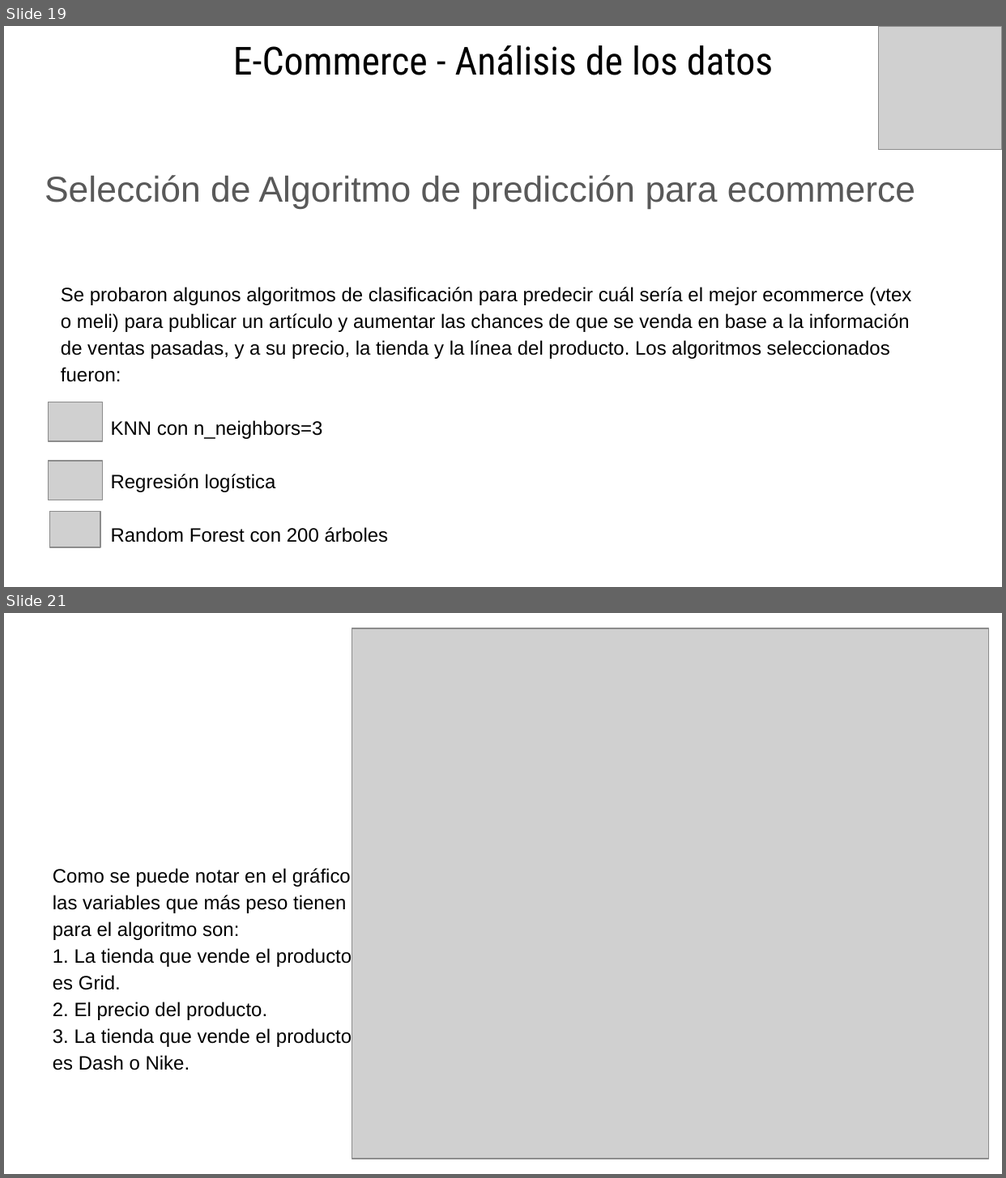
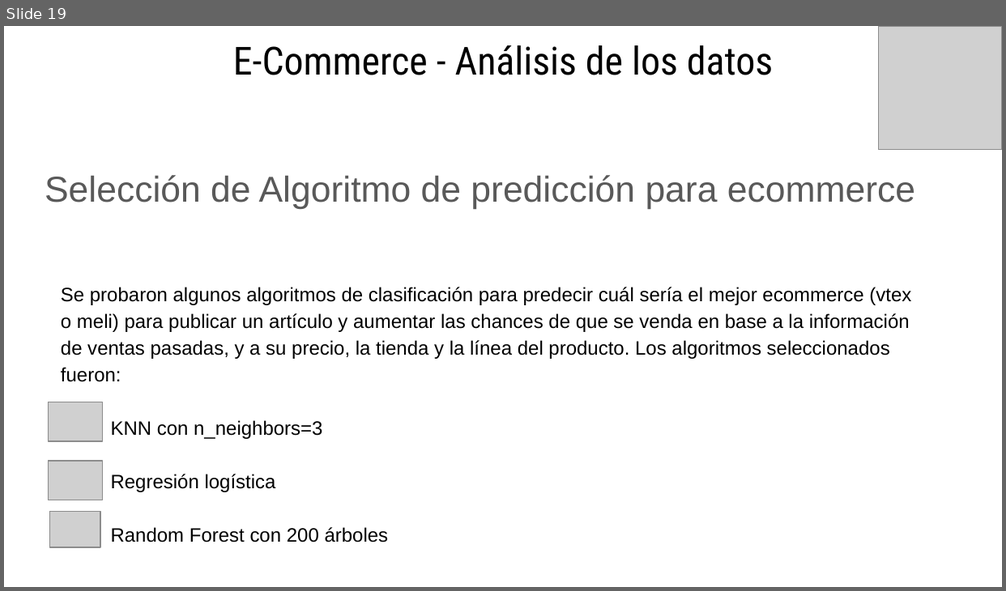
Before and after one commit to eliasguillermo/ds-ecommerce, a slide deck: PROYECTO FINAL - PRESENTANCION GERENCIAL.pptx. Shown one above the other, each under a label of ours: slides 19 and 21 before the commit, slide 19 after it; the slides between them are not shown. The pictures are 1006x1178 and 1006x591 pixels, drawn with LibreOffice and Linux fonts; fonts in the diff are those of the drawing; grey boxes stand for pictures. Boxes give left, top, right and bottom in pixels: in the first picture for what was removed or moved away, otherwise in the second. Text is boxed around its words. In the diff, an @@ line names an element or a change of style, - is before the commit and + after.

```diff
--- a/PROYECTO FINAL - PRESENTANCION GERENCIAL.pptx
+++ b/PROYECTO FINAL - PRESENTANCION GERENCIAL.pptx
@@ slide 21 removed at box(4, 613, 1002, 1174), background #FFFFFF @@
@@ picture removed at box(352, 628, 989, 1159) @@
@@ text removed at box(53, 868, 351, 1071) @@
-Como se puede notar en el gráfico las variables que más peso tienen para el algoritmo son:
-1. La tienda que vende el producto es Grid.
-2. El precio del producto.
-3. La tienda que vende el producto es Dash o Nike.
```
Also in this commit, not shown: 2 slides changed, 4 slides added.
